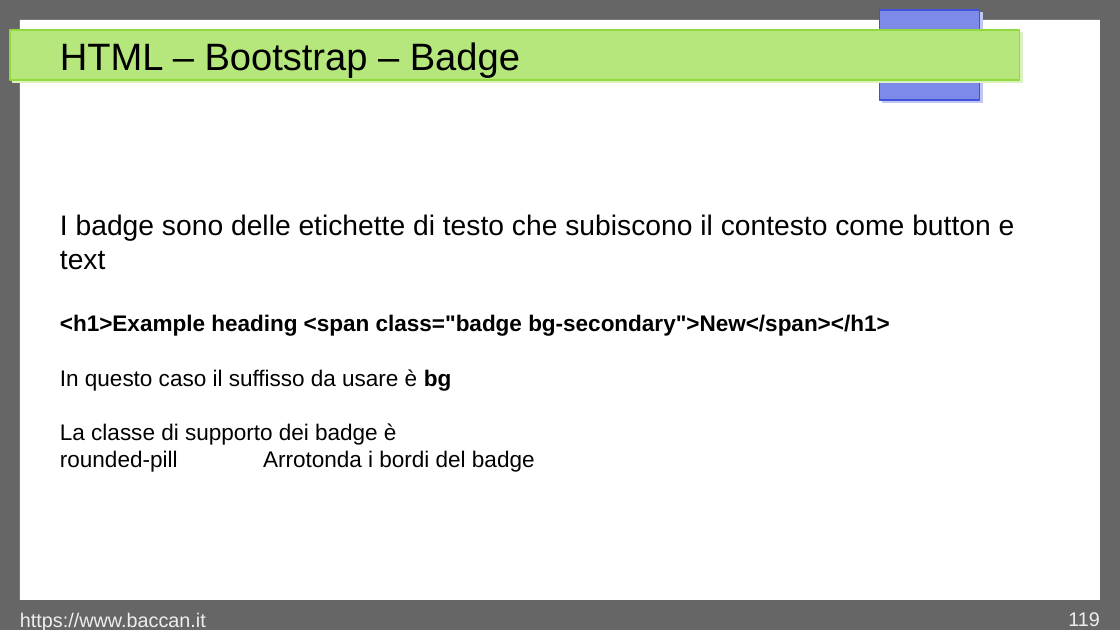
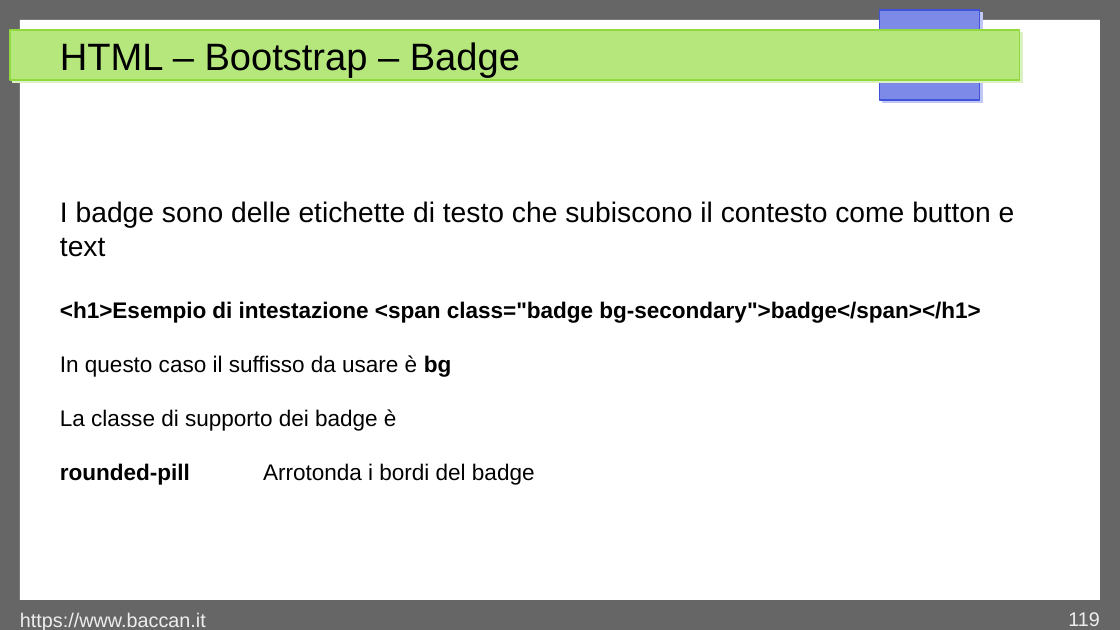
Before and after one commit to matteobaccan/CorsoHTML, a slide deck: slide 119 of Chapter_html.odp. Drawn at 1120x630 pixels with LibreOffice and Linux fonts; fonts in the diff are those of the drawing. Boxes give left, top, right and bottom in pixels: in the first picture for what was removed or moved away, otherwise in the second. Text is boxed around its words. In the diff, an @@ line names an element or a change of style, - is before the commit and + after.

```diff
--- a/Chapter_html.odp
+++ b/Chapter_html.odp
@@ text at <box>60,301,980,323</box>: text changed @@
-<h1>Example heading <span class="badge bg-secondary">New</span></h1>
+<h1>Esempio di intestazione <span class="badge bg-secondary">badge</span></h1>
@@ text at <box>60,463,535,485</box>: bold on in "rounded-pill" @@
```
Also in this commit, not shown: 3 other slides changed, 2 other files.
